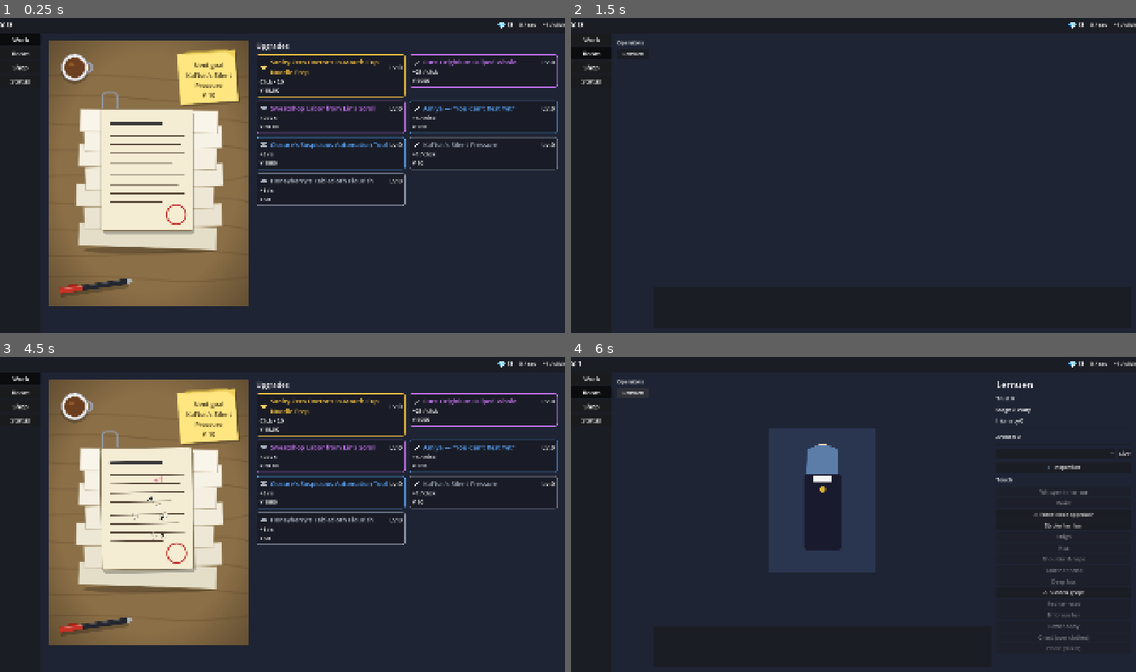
Above: before the commit, frames 1-4 (two rows, left to right).
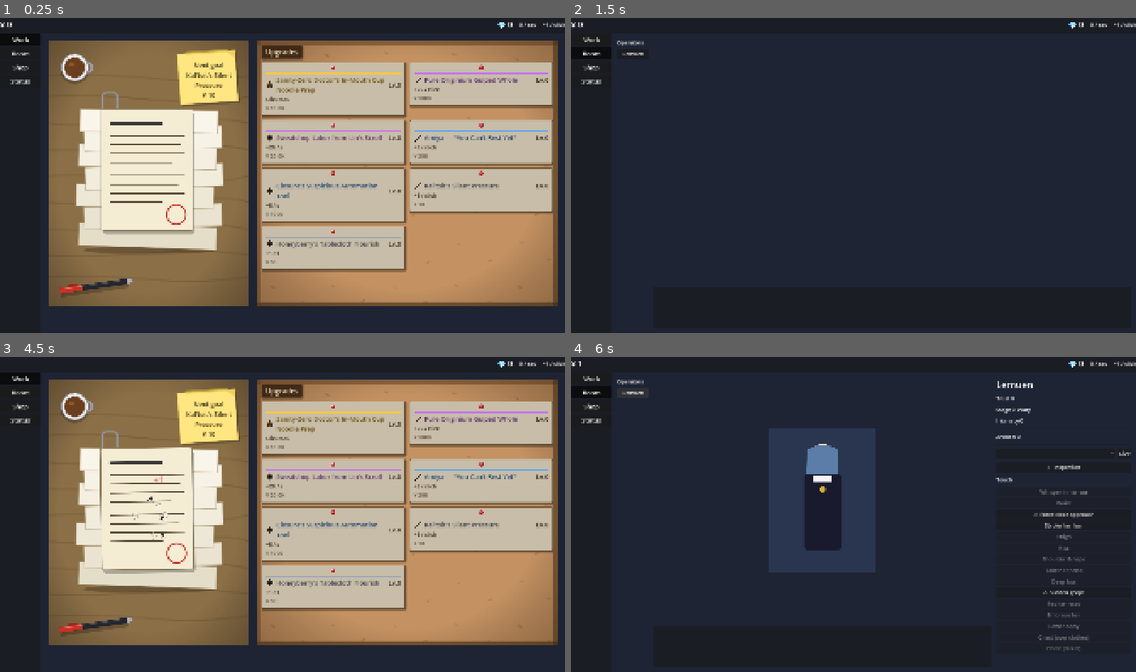
Above: after the commit, the same moments.

Repository: bakamarudasi/clickergame_demo
Game: Godot game, scene res://scenes/main.tscn
The game is run twice, just before and just after one commit, with the same random seed, the same clock (stepped at 60 frames per second) and the same inputs.
Inputs (mouse positions are in pixels of both pictures, inside the frame that each line leads up to):
- Up to frame 1 (0.25 s): no input
- Up to frame 2 (1.5 s): click "Work" at 0.5 s; click "Room" at 1.25 s
- Up to frame 3 (4.5 s): click "Shop" at 2 s; click "Status" at 2.75 s; click "Work" at 3.5 s; click (146, 508) at 4.25 s
- Up to frame 4 (6 s): click "Room" at 5 s; click "Lemuen" at 5.75 s

The runs differ from the first frame. In frame 1, 45% of the frame differs, in the area x 45-99%, y 7-92%; in frame 2, nothing differs; in frame 3, 45%; in frame 4, nothing differs.

Commit message:
Work tab: corkboard backdrop + pinned-paper upgrade cards
The right side of the work screen was a blank dark column with thin
bordered cards floating on it. Replace the backdrop with a tiled
corkboard texture and restyle each upgrade card as a cream paper note
with a drop shadow, a pushpin at the top, and a rarity-colored ribbon.
Ink-tone label colors keep text readable on the new paper background,
and the section title now reads as a wooden name tag.

Diff:
--- /dev/null
+++ b/assets/ui/corkboard.svg
@@ -0,0 +1,106 @@
+<svg xmlns="http://www.w3.org/2000/svg" viewBox="0 0 400 400" preserveAspectRatio="none">
+  <!-- Base cork color -->
+  <rect width="400" height="400" fill="#C49262"/>
+  <!-- Cork grain layered noise: many tiny rotated ellipses for organic texture -->
+  <g fill="#9C6B3B" opacity="0.45">
+    <ellipse cx="22" cy="14" rx="3.2" ry="1.4" transform="rotate(18 22 14)"/>
+    <ellipse cx="58" cy="36" rx="2.4" ry="1.1" transform="rotate(-22 58 36)"/>
+    <ellipse cx="94" cy="22" rx="3.6" ry="1.6" transform="rotate(45 94 22)"/>
+    <ellipse cx="138" cy="48" rx="2.0" ry="1.0" transform="rotate(-10 138 48)"/>
+    <ellipse cx="172" cy="18" rx="3.0" ry="1.3" transform="rotate(28 172 18)"/>
+    <ellipse cx="216" cy="42" rx="2.6" ry="1.2" transform="rotate(-35 216 42)"/>
+    <ellipse cx="262" cy="20" rx="3.8" ry="1.6" transform="rotate(12 262 20)"/>
+    <ellipse cx="304" cy="50" rx="2.2" ry="1.1" transform="rotate(-44 304 50)"/>
+    <ellipse cx="346" cy="28" rx="3.4" ry="1.5" transform="rotate(30 346 28)"/>
+    <ellipse cx="380" cy="56" rx="2.8" ry="1.3" transform="rotate(-18 380 56)"/>
+
+    <ellipse cx="14" cy="86" rx="3.0" ry="1.3" transform="rotate(-25 14 86)"/>
+    <ellipse cx="46" cy="110" rx="2.6" ry="1.2" transform="rotate(40 46 110)"/>
+    <ellipse cx="82" cy="92" rx="3.4" ry="1.5" transform="rotate(-15 82 92)"/>
+    <ellipse cx="124" cy="118" rx="2.0" ry="1.0" transform="rotate(20 124 118)"/>
+    <ellipse cx="158" cy="84" rx="3.6" ry="1.6" transform="rotate(-30 158 84)"/>
+    <ellipse cx="198" cy="122" rx="2.4" ry="1.1" transform="rotate(8 198 122)"/>
+    <ellipse cx="238" cy="92" rx="3.2" ry="1.4" transform="rotate(-22 238 92)"/>
+    <ellipse cx="282" cy="116" rx="2.8" ry="1.3" transform="rotate(46 282 116)"/>
+    <ellipse cx="326" cy="88" rx="3.0" ry="1.3" transform="rotate(-12 326 88)"/>
+    <ellipse cx="368" cy="120" rx="2.6" ry="1.2" transform="rotate(28 368 120)"/>
+
+    <ellipse cx="26" cy="160" rx="3.4" ry="1.5" transform="rotate(36 26 160)"/>
+    <ellipse cx="64" cy="186" rx="2.2" ry="1.0" transform="rotate(-18 64 186)"/>
+    <ellipse cx="102" cy="164" rx="3.0" ry="1.3" transform="rotate(22 102 164)"/>
+    <ellipse cx="144" cy="190" rx="2.8" ry="1.3" transform="rotate(-40 144 190)"/>
+    <ellipse cx="182" cy="158" rx="3.6" ry="1.6" transform="rotate(15 182 158)"/>
+    <ellipse cx="224" cy="194" rx="2.0" ry="1.0" transform="rotate(-26 224 194)"/>
+    <ellipse cx="266" cy="166" rx="3.2" ry="1.4" transform="rotate(32 266 166)"/>
+    <ellipse cx="306" cy="188" rx="2.6" ry="1.2" transform="rotate(-14 306 188)"/>
+    <ellipse cx="348" cy="160" rx="3.4" ry="1.5" transform="rotate(24 348 160)"/>
+    <ellipse cx="384" cy="190" rx="2.4" ry="1.1" transform="rotate(-38 384 190)"/>
+
+    <ellipse cx="18" cy="232" rx="3.0" ry="1.3" transform="rotate(20 18 232)"/>
+    <ellipse cx="54" cy="258" rx="3.4" ry="1.5" transform="rotate(-30 54 258)"/>
+    <ellipse cx="92" cy="234" rx="2.4" ry="1.1" transform="rotate(14 92 234)"/>
+    <ellipse cx="132" cy="262" rx="2.8" ry="1.3" transform="rotate(-22 132 262)"/>
+    <ellipse cx="170" cy="230" rx="3.6" ry="1.6" transform="rotate(42 170 230)"/>
+    <ellipse cx="208" cy="264" rx="2.0" ry="1.0" transform="rotate(-12 208 264)"/>
+    <ellipse cx="250" cy="232" rx="3.2" ry="1.4" transform="rotate(30 250 232)"/>
+    <ellipse cx="292" cy="258" rx="2.6" ry="1.2" transform="rotate(-18 292 258)"/>
+    <ellipse cx="334" cy="230" rx="3.0" ry="1.3" transform="rotate(36 334 230)"/>
+    <ellipse cx="372" cy="262" rx="3.4" ry="1.5" transform="rotate(-28 372 262)"/>
+
+    <ellipse cx="30" cy="304" rx="2.6" ry="1.2" transform="rotate(16 30 304)"/>
+    <ellipse cx="68" cy="332" rx="3.2" ry="1.4" transform="rotate(-24 68 332)"/>
+    <ellipse cx="108" cy="306" rx="2.8" ry="1.3" transform="rotate(38 108 306)"/>
+    <ellipse cx="148" cy="330" rx="3.6" ry="1.6" transform="rotate(-16 148 330)"/>
+    <ellipse cx="186" cy="302" rx="2.0" ry="1.0" transform="rotate(28 186 302)"/>
+    <ellipse cx="228" cy="334" rx="3.0" ry="1.3" transform="rotate(-40 228 334)"/>
+    <ellipse cx="268" cy="306" rx="2.4" ry="1.1" transform="rotate(10 268 306)"/>
+    <ellipse cx="310" cy="332" rx="3.4" ry="1.5" transform="rotate(-32 310 332)"/>
+    <ellipse cx="352" cy="304" rx="2.6" ry="1.2" transform="rotate(22 352 304)"/>
+    <ellipse cx="388" cy="330" rx="3.0" ry="1.3" transform="rotate(-14 388 330)"/>
+
+    <ellipse cx="22" cy="372" rx="3.6" ry="1.6" transform="rotate(32 22 372)"/>
+    <ellipse cx="62" cy="394" rx="2.0" ry="1.0" transform="rotate(-22 62 394)"/>
+    <ellipse cx="102" cy="370" rx="3.0" ry="1.3" transform="rotate(18 102 370)"/>
+    <ellipse cx="142" cy="392" rx="3.4" ry="1.5" transform="rotate(-38 142 392)"/>
+    <ellipse cx="184" cy="372" rx="2.4" ry="1.1" transform="rotate(26 184 372)"/>
+    <ellipse cx="224" cy="394" rx="3.2" ry="1.4" transform="rotate(-12 224 394)"/>
+    <ellipse cx="266" cy="370" rx="2.8" ry="1.3" transform="rotate(44 266 370)"/>
+    <ellipse cx="308" cy="394" rx="2.0" ry="1.0" transform="rotate(-20 308 394)"/>
+    <ellipse cx="350" cy="372" rx="3.6" ry="1.6" transform="rotate(28 350 372)"/>
+    <ellipse cx="388" cy="394" rx="2.6" ry="1.2" transform="rotate(-36 388 394)"/>
+  </g>
+  <!-- Lighter speckle highlights for cork pop -->
+  <g fill="#E0B585" opacity="0.30">
+    <circle cx="40" cy="60" r="1.0"/>
+    <circle cx="120" cy="36" r="0.8"/>
+    <circle cx="200" cy="78" r="1.2"/>
+    <circle cx="280" cy="40" r="0.9"/>
+    <circle cx="360" cy="74" r="1.1"/>
+    <circle cx="68" cy="146" r="0.9"/>
+    <circle cx="148" cy="172" r="1.0"/>
+    <circle cx="228" cy="142" r="1.1"/>
+    <circle cx="308" cy="174" r="0.8"/>
+    <circle cx="380" cy="148" r="1.2"/>
+    <circle cx="44" cy="220" r="1.0"/>
+    <circle cx="124" cy="248" r="0.9"/>
+    <circle cx="204" cy="218" r="1.1"/>
+    <circle cx="284" cy="246" r="0.8"/>
+    <circle cx="364" cy="220" r="1.0"/>
+    <circle cx="60" cy="316" r="1.2"/>
+    <circle cx="140" cy="346" r="0.9"/>
+    <circle cx="220" cy="316" r="1.0"/>
+    <circle cx="300" cy="346" r="1.1"/>
+    <circle cx="380" cy="316" r="0.8"/>
+  </g>
+  <!-- Vignette for depth -->
+  <radialGradient id="vg" cx="50%" cy="50%" r="80%">
+    <stop offset="55%" stop-color="#000" stop-opacity="0"/>
+    <stop offset="100%" stop-color="#3A2410" stop-opacity="0.45"/>
+  </radialGradient>
+  <rect width="400" height="400" fill="url(#vg)"/>
+  <!-- Wooden frame edges (subtle) -->
+  <rect x="0" y="0" width="400" height="6" fill="#5A3A1E" opacity="0.55"/>
+  <rect x="0" y="394" width="400" height="6" fill="#3D2812" opacity="0.6"/>
+  <rect x="0" y="0" width="6" height="400" fill="#5A3A1E" opacity="0.5"/>
+  <rect x="394" y="0" width="6" height="400" fill="#3D2812" opacity="0.55"/>
+</svg>
--- /dev/null
+++ b/assets/ui/pushpin.svg
@@ -0,0 +1,14 @@
+<svg xmlns="http://www.w3.org/2000/svg" viewBox="0 0 32 32">
+  <!-- Shadow on board -->
+  <ellipse cx="17.5" cy="22" rx="7.5" ry="2.2" fill="#000" opacity="0.32"/>
+  <!-- Needle hint (tiny visible base) -->
+  <rect x="15" y="17" width="2" height="6" fill="#888" />
+  <!-- Pin head: red sphere with highlight -->
+  <radialGradient id="pin" cx="35%" cy="32%" r="70%">
+    <stop offset="0%" stop-color="#FF8B7A"/>
+    <stop offset="55%" stop-color="#D8323A"/>
+    <stop offset="100%" stop-color="#7A0E15"/>
+  </radialGradient>
+  <circle cx="16" cy="14" r="9" fill="url(#pin)" stroke="#4A0508" stroke-width="0.6"/>
+  <ellipse cx="12.5" cy="10.5" rx="3.0" ry="1.8" fill="#FFE2DA" opacity="0.85"/>
+</svg>
--- a/scenes/ui/work_tab.tscn
+++ b/scenes/ui/work_tab.tscn
@@ -7,6 +7,7 @@
 [ext_resource type="Texture2D" uid="uid://uigamemug0" path="res://assets/ui/mug.svg" id="5_mug"]
 [ext_resource type="Texture2D" uid="uid://uigamestickynote0" path="res://assets/ui/sticky_note.svg" id="6_sticky"]
 [ext_resource type="Texture2D" uid="uid://uigamepen0" path="res://assets/ui/pen.svg" id="7_pen"]
+[ext_resource type="Texture2D" uid="uid://uigamecorkboard0" path="res://assets/ui/corkboard.svg" id="8_cork"]
 
 [node name="WorkTab" type="Control"]
 anchors_preset = 15
@@ -194,26 +195,60 @@
 expand_mode = 1
 stretch_mode = 5
 
-[node name="RightCol" type="VBoxContainer" parent="HBox"]
+[node name="RightCol" type="Control" parent="HBox"]
 layout_mode = 2
 size_flags_horizontal = 3
 size_flags_stretch_ratio = 6.0
+mouse_filter = 1
+
+[node name="CorkBG" type="TextureRect" parent="HBox/RightCol"]
+layout_mode = 1
+anchors_preset = 15
+anchor_right = 1.0
+anchor_bottom = 1.0
+grow_horizontal = 2
+grow_vertical = 2
+mouse_filter = 2
+texture = ExtResource("8_cork")
+expand_mode = 1
+stretch_mode = 0
+
+[node name="Inner" type="MarginContainer" parent="HBox/RightCol"]
+layout_mode = 1
+anchors_preset = 15
+anchor_right = 1.0
+anchor_bottom = 1.0
+grow_horizontal = 2
+grow_vertical = 2
+mouse_filter = 1
+theme_override_constants/margin_left = 18
+theme_override_constants/margin_top = 14
+theme_override_constants/margin_right = 18
+theme_override_constants/margin_bottom = 14
+
+[node name="VBox" type="VBoxContainer" parent="HBox/RightCol/Inner"]
+layout_mode = 2
 theme_override_constants/separation = 12
 
-[node name="UpgradesTitle" type="Label" parent="HBox/RightCol"]
+[node name="TitlePanel" type="PanelContainer" parent="HBox/RightCol/Inner/VBox"]
+unique_name_in_owner = true
+layout_mode = 2
+size_flags_horizontal = 0
+
+[node name="UpgradesTitle" type="Label" parent="HBox/RightCol/Inner/VBox/TitlePanel"]
 layout_mode = 2
 theme_type_variation = &"TitleLabel"
 text = "WORK_UPGRADE_TITLE"
 
-[node name="UpgradeListScroll" type="ScrollContainer" parent="HBox/RightCol"]
+[node name="UpgradeListScroll" type="ScrollContainer" parent="HBox/RightCol/Inner/VBox"]
 layout_mode = 2
 size_flags_vertical = 3
 horizontal_scroll_mode = 0
 
-[node name="UpgradeGrid" type="GridContainer" parent="HBox/RightCol/UpgradeListScroll"]
+[node name="UpgradeGrid" type="GridContainer" parent="HBox/RightCol/Inner/VBox/UpgradeListScroll"]
 unique_name_in_owner = true
 layout_mode = 2
 size_flags_horizontal = 3
 columns = 2
-theme_override_constants/h_separation = 12
-theme_override_constants/v_separation = 12
+theme_override_constants/h_separation = 16
+theme_override_constants/v_separation = 16
--- a/scripts/ui/work_tab.gd
+++ b/scripts/ui/work_tab.gd
@@ -10,6 +10,16 @@
 const STAMP_APPROVED := preload("res://assets/ui/stamp_approved.svg")
 const PARTICLE_PAPER := preload("res://assets/ui/particle_paper.svg")
 const PARTICLE_INK := preload("res://assets/ui/particle_ink.svg")
+const PUSHPIN := preload("res://assets/ui/pushpin.svg")
+
+# 強化カードを「コルクボードに留めた書類」風に表示するためのトーン。
+# UIConstants の青系背景は使わず、紙色 + 暗い文字 + レア度色リボンで統一する。
+const CARD_PAPER_BG := Color(0.96, 0.93, 0.84, 1.0)          # ベース紙色
+const CARD_PAPER_BG_DISABLED := Color(0.78, 0.74, 0.66, 1.0) # 買えない時の褪色
+const CARD_PAPER_BG_MAXED := Color(0.70, 0.78, 0.68, 1.0)    # MAX時の渋緑（達成感）
+const CARD_INK_COLOR := Color(0.18, 0.14, 0.10, 1.0)         # 紙の上の文字色
+const CARD_INK_SUB_COLOR := Color(0.28, 0.22, 0.16, 0.85)    # 副次的な文字色
+const CARD_PIN_SIZE := 26
 
 const CARD_ICON_SIZE := 28
 const PARTICLE_COUNT := 7
@@ -28,6 +38,7 @@
 @onready var prestige_preview: Label = %PrestigePreview
 @onready var prestige_button: Button = %PrestigeButton
 @onready var prestige_confirm: ConfirmationDialog = %PrestigeConfirm
+@onready var title_panel: PanelContainer = %TitlePanel
 
 var _click_tween: Tween
 
@@ -47,9 +58,30 @@
 	EventBus.meta_upgrade_purchased.connect(_on_meta_purchased)
 	prestige_button.pressed.connect(_on_prestige_button_pressed)
 	prestige_confirm.confirmed.connect(_on_prestige_confirmed)
+	_style_title_panel()
 	_build_upgrade_cards()
 	_refresh_prestige_bar(0)
 	_setup_golden_timer()
+
+
+# 「アップグレード」見出しを木の名札風に。コルクボード上で浮いて見えるよう影付き。
+func _style_title_panel() -> void:
+	var sbox := StyleBoxFlat.new()
+	sbox.bg_color = Color(0.25, 0.16, 0.09, 1.0)
+	sbox.border_color = Color(0.55, 0.40, 0.20, 1.0)
+	sbox.set_border_width_all(1)
+	sbox.set_corner_radius_all(4)
+	sbox.content_margin_left = 14
+	sbox.content_margin_right = 14
+	sbox.content_margin_top = 6
+	sbox.content_margin_bottom = 6
+	sbox.shadow_color = Color(0, 0, 0, 0.45)
+	sbox.shadow_size = 4
+	sbox.shadow_offset = Vector2(1, 2)
+	title_panel.add_theme_stylebox_override("panel", sbox)
+	var title_label := title_panel.get_child(0) as Label
+	if title_label != null:
+		title_label.add_theme_color_override("font_color", Color(0.97, 0.91, 0.75, 1.0))
 
 
 func _setup_golden_timer() -> void:
@@ -203,6 +235,7 @@
 func _make_card(u: UpgradeData) -> PanelContainer:
 	var rarity_color: Color = UIConstants.RARITY_COLORS.get(u.rarity, UIConstants.RARITY_COLORS[Enums.UpgradeRarity.COMMON])
 
+	# 紙本体（実際のカード）：コルクボードに貼られたメモ風
 	var panel := PanelContainer.new()
 	panel.size_flags_horizontal = Control.SIZE_EXPAND_FILL
 	panel.size_flags_vertical = Control.SIZE_SHRINK_BEGIN
@@ -211,20 +244,45 @@
 	panel.set_meta("rarity_color", rarity_color)
 
 	var sbox := StyleBoxFlat.new()
-	sbox.bg_color = UIConstants.RARITY_PANEL_BG
-	sbox.border_color = rarity_color
-	sbox.set_border_width_all(2)
-	sbox.set_corner_radius_all(8)
-	sbox.content_margin_left = 12
-	sbox.content_margin_right = 12
-	sbox.content_margin_top = 10
-	sbox.content_margin_bottom = 10
+	sbox.bg_color = CARD_PAPER_BG
+	# 紙のフチは抑え気味、レア度はリボン + 文字色で示す
+	sbox.border_color = Color(0.45, 0.35, 0.22, 0.55)
+	sbox.set_border_width_all(1)
+	sbox.set_corner_radius_all(3)
+	sbox.content_margin_left = 14
+	sbox.content_margin_right = 14
+	# 上部はピン分の余白を確保
+	sbox.content_margin_top = 6
+	sbox.content_margin_bottom = 12
+	# 紙の影
+	sbox.shadow_color = Color(0, 0, 0, 0.45)
+	sbox.shadow_size = 6
+	sbox.shadow_offset = Vector2(2, 4)
 	panel.add_theme_stylebox_override("panel", sbox)
 
 	var vb := VBoxContainer.new()
 	vb.add_theme_constant_override("separation", 4)
 	vb.mouse_filter = Control.MOUSE_FILTER_PASS
 	panel.add_child(vb)
+
+	# 押しピン行（中央配置）
+	var pin_row := CenterContainer.new()
+	pin_row.mouse_filter = Control.MOUSE_FILTER_PASS
+	vb.add_child(pin_row)
+	var pin := TextureRect.new()
+	pin.texture = PUSHPIN
+	pin.custom_minimum_size = Vector2(CARD_PIN_SIZE, CARD_PIN_SIZE)
+	pin.expand_mode = TextureRect.EXPAND_IGNORE_SIZE
+	pin.stretch_mode = TextureRect.STRETCH_KEEP_ASPECT_CENTERED
+	pin.mouse_filter = Control.MOUSE_FILTER_IGNORE
+	pin_row.add_child(pin)
+
+	# レア度カラーリボン（細い帯）
+	var ribbon := ColorRect.new()
+	ribbon.color = rarity_color
+	ribbon.custom_minimum_size = Vector2(0, 4)
+	ribbon.mouse_filter = Control.MOUSE_FILTER_PASS
+	vb.add_child(ribbon)
 
 	# --- ヘッダ：アイコン + 名前 + Lv --------------------------------------
 	var header := HBoxContainer.new()
@@ -238,12 +296,16 @@
 	icon.expand_mode = TextureRect.EXPAND_IGNORE_SIZE
 	icon.stretch_mode = TextureRect.STRETCH_KEEP_ASPECT_CENTERED
 	icon.mouse_filter = Control.MOUSE_FILTER_PASS
+	# アイコンは元々ダーク背景向け。紙の上では暗めにトーン調整
+	icon.modulate = Color(0.32, 0.26, 0.20, 1.0)
 	header.add_child(icon)
 
+	# レア度色は彩度を上げて文字色として読みやすく
+	var name_color := _ink_rarity_color(rarity_color)
 	var name_label := Label.new()
 	name_label.text = tr(u.display_name)
 	name_label.theme_type_variation = UIConstants.VAR_SUBTITLE_LABEL
-	name_label.modulate = rarity_color
+	name_label.add_theme_color_override("font_color", name_color)
 	name_label.size_flags_horizontal = Control.SIZE_EXPAND_FILL
 	name_label.autowrap_mode = TextServer.AUTOWRAP_WORD_SMART
 	name_label.mouse_filter = Control.MOUSE_FILTER_PASS
@@ -251,17 +313,20 @@
 
 	var lv_label := Label.new()
 	lv_label.theme_type_variation = UIConstants.VAR_SUBTITLE_LABEL
+	lv_label.add_theme_color_override("font_color", CARD_INK_COLOR)
 	lv_label.mouse_filter = Control.MOUSE_FILTER_PASS
 	header.add_child(lv_label)
 
 	# --- 効果ライン ---------------------------------------------------------
 	var effect_label := Label.new()
 	effect_label.text = _format_effect(u)
+	effect_label.add_theme_color_override("font_color", CARD_INK_COLOR)
 	effect_label.mouse_filter = Control.MOUSE_FILTER_PASS
 	vb.add_child(effect_label)
 
 	# --- コストライン -------------------------------------------------------
 	var cost_label := Label.new()
+	cost_label.add_theme_color_override("font_color", CARD_INK_SUB_COLOR)
 	cost_label.mouse_filter = Control.MOUSE_FILTER_PASS
 	vb.add_child(cost_label)
 
@@ -291,17 +356,21 @@
 	var rarity_badge := Label.new()
 	rarity_badge.text = _rarity_key(u.rarity)
 	rarity_badge.theme_type_variation = UIConstants.VAR_TITLE_LABEL
-	rarity_badge.modulate = rarity_color
+	rarity_badge.add_theme_color_override("font_color", name_color)
 	rarity_badge.size_flags_horizontal = Control.SIZE_EXPAND_FILL
 	rarity_badge.vertical_alignment = VERTICAL_ALIGNMENT_CENTER
 	rarity_badge.mouse_filter = Control.MOUSE_FILTER_PASS
 	detail_head.add_child(rarity_badge)
+
+	# 詳細部の大アイコンも紙トーンに揃える
+	big_icon.modulate = Color(0.32, 0.26, 0.20, 1.0)
 
 	# 説明文
 	var desc_label := Label.new()
 	desc_label.text = tr(u.description)
 	desc_label.autowrap_mode = TextServer.AUTOWRAP_WORD_SMART
 	desc_label.theme_type_variation = UIConstants.VAR_SUBTITLE_LABEL
+	desc_label.add_theme_color_override("font_color", CARD_INK_COLOR)
 	desc_label.mouse_filter = Control.MOUSE_FILTER_PASS
 	expand.add_child(desc_label)
 
@@ -341,6 +410,7 @@
 	afford_label.theme_type_variation = UIConstants.VAR_SUBTITLE_LABEL
 	afford_label.mouse_filter = Control.MOUSE_FILTER_PASS
 	afford_label.horizontal_alignment = HORIZONTAL_ALIGNMENT_CENTER
+	afford_label.add_theme_color_override("font_color", CARD_INK_COLOR)
 	expand.add_child(afford_label)
 
 	# 購入ボタン（広め・レア度色アクセント）
@@ -348,7 +418,7 @@
 	buy_button.text = tr("WORK_UPGRADE_BUY_BUTTON")
 	buy_button.custom_minimum_size = Vector2(0, 36)
 	buy_button.size_flags_horizontal = Control.SIZE_EXPAND_FILL
-	buy_button.add_theme_color_override("font_color", rarity_color)
+	buy_button.add_theme_color_override("font_color", name_color)
 	buy_button.pressed.connect(_on_buy_pressed.bind(u.id))
 	expand.add_child(buy_button)
 
@@ -379,7 +449,7 @@
 	# 静的キーラベルはこの仕組みでロケール切替に追従させる。
 	l.text = key
 	l.theme_type_variation = UIConstants.VAR_SUBTITLE_LABEL
-	l.modulate = Color(1, 1, 1, 0.75)
+	l.add_theme_color_override("font_color", CARD_INK_SUB_COLOR)
 	l.mouse_filter = Control.MOUSE_FILTER_PASS
 	return l
 
@@ -387,10 +457,17 @@
 func _make_stat_value_label() -> Label:
 	var l := Label.new()
 	l.theme_type_variation = UIConstants.VAR_SUBTITLE_LABEL
+	l.add_theme_color_override("font_color", CARD_INK_COLOR)
 	l.horizontal_alignment = HORIZONTAL_ALIGNMENT_RIGHT
 	l.size_flags_horizontal = Control.SIZE_EXPAND_FILL
 	l.mouse_filter = Control.MOUSE_FILTER_PASS
 	return l
+
+
+# レア度色をそのまま紙の上に置くと薄く見えるため、彩度を保ったまま暗めへ補正する。
+# Color.darkened(amount) は v=0 寄りに線形補完するので 0.5 程度で十分視認できる。
+func _ink_rarity_color(c: Color) -> Color:
+	return c.darkened(0.55)
 
 
 func _rarity_key(r: Enums.UpgradeRarity) -> String:
@@ -520,22 +597,22 @@
 		buy_button.disabled = not can_buy
 		if can_buy:
 			afford_label.text = tr("WORK_UPGRADE_STATS_AFFORD")
-			afford_label.modulate = UIConstants.RARITY_COLORS[u.rarity]
+			afford_label.add_theme_color_override("font_color", _ink_rarity_color(UIConstants.RARITY_COLORS[u.rarity]))
 		else:
 			var short_by := cost - GameState.currency
 			afford_label.text = tr("WORK_UPGRADE_STATS_SHORT") % FormatUtils.short(short_by)
-			afford_label.modulate = Color(1, 1, 1, 0.6)
+			afford_label.add_theme_color_override("font_color", CARD_INK_SUB_COLOR)
 
 	# 買える時だけ脈動。MAX / 買えない時は通常表示で固定。
 	_set_glow(card, can_buy)
-	# 買えない・MAX のときは少し暗くする
+	# 買えない時は紙が褪色、MAX 時はアーカイブ色（達成感）に切替
 	var sbox: StyleBoxFlat = card.get_meta("stylebox")
 	if maxed:
-		sbox.bg_color = UIConstants.RARITY_PANEL_BG_DISABLED
+		sbox.bg_color = CARD_PAPER_BG_MAXED
 	elif can_buy:
-		sbox.bg_color = UIConstants.RARITY_PANEL_BG
+		sbox.bg_color = CARD_PAPER_BG
 	else:
-		sbox.bg_color = UIConstants.RARITY_PANEL_BG_DISABLED
+		sbox.bg_color = CARD_PAPER_BG_DISABLED
 
 
 func _set_glow(card: PanelContainer, on: bool) -> void:
Not shown, added: assets/ui/corkboard.svg.import
Not shown, added: assets/ui/pushpin.svg.import
Not shown: 1 places in scenes/ui/work_tab.tscn that only renumber resources
